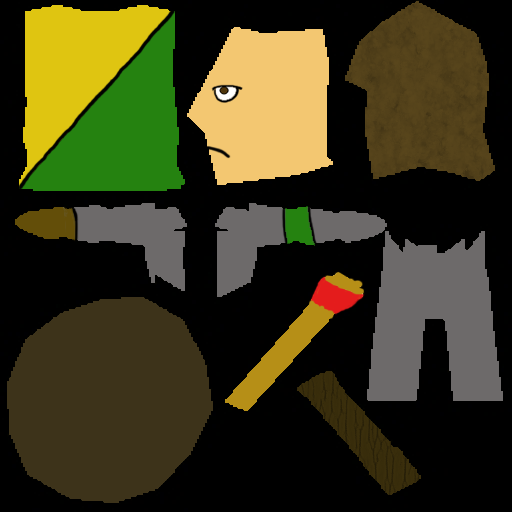
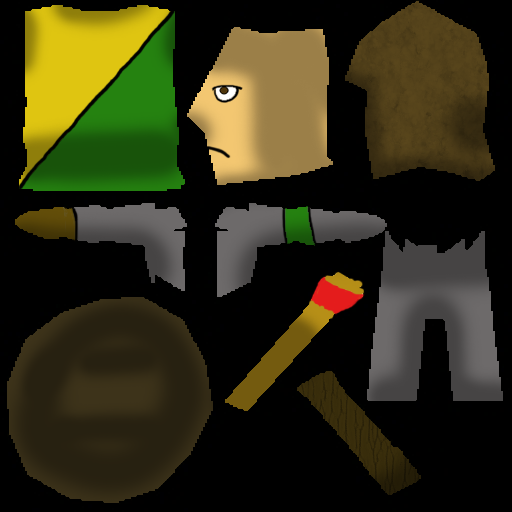
The second 512×512 image is a revision of the first. Changes to its layers:
added layer "Ambient" above "Archer 3" over (x1=7, y1=5, x2=503, y2=503)
